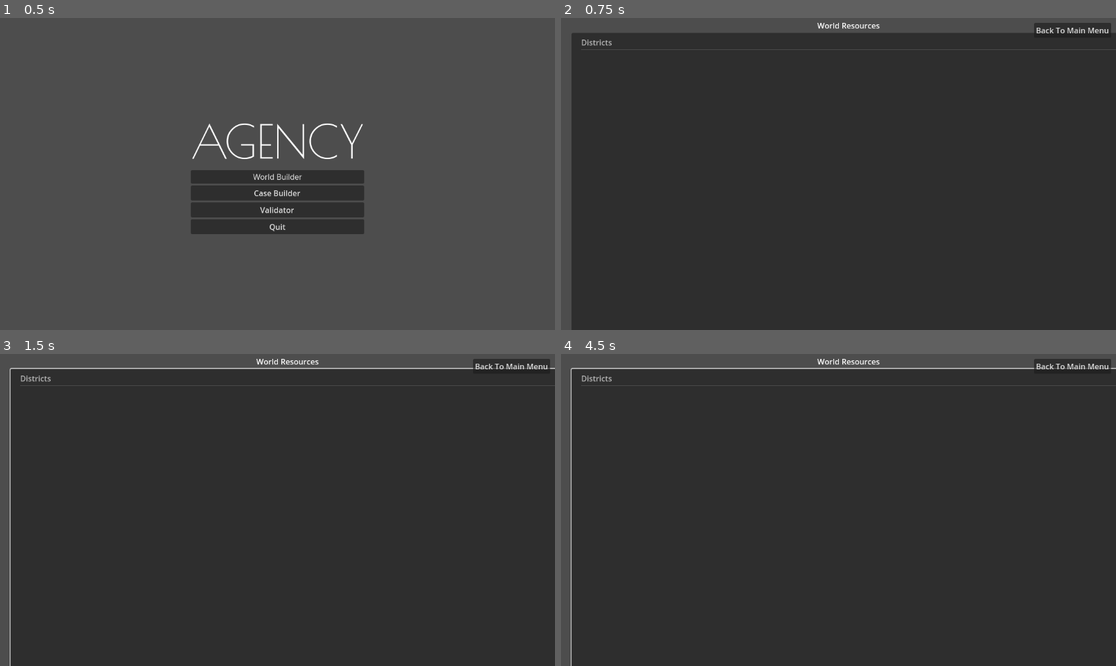
Above: before the commit, frames 1-4 (two rows, left to right).
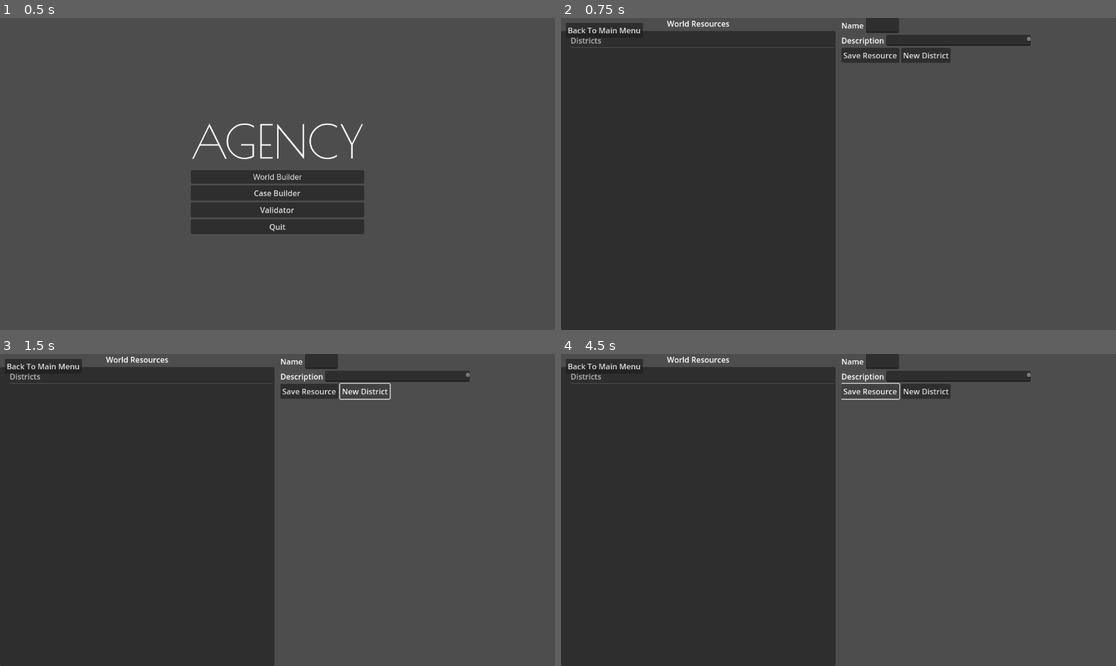
Above: after the commit, the same moments.

Repository: manosdvd/agency-godot
Game: Godot game, scene res://scenes/main_ui/main.tscn
Two runs of this game, one before a commit and one after it. Both use one fixed random seed, a clock stepped at 60 frames per second and the inputs below.
Inputs (mouse positions are in pixels of both pictures, inside the frame that each line leads up to):
- Up to frame 1 (0.5 s): no input
- Up to frame 2 (0.75 s): click "World Builder" at 0.5 s
- Up to frame 3 (1.5 s): click (366, 391) at 1.25 s, where only the run after the commit has a clickable "New District"
- Up to frame 4 (4.5 s): click (927, 391) at 2 s, where only the run after the commit has a clickable "New District"; click (927, 391) at 2.75 s, where only the run after the commit has a clickable "New District"; click "Back To Main Menu" at 3.5 s; click (871, 391) at 4.25 s, where only the run after the commit has a clickable "Save Resource"

Frame 1 is identical in both runs. In frame 2, 50% of the frame differs, in the area x 0-100%, y 0-100%; in frame 3, 50%; in frame 4, 50%.
Error after the commit: Invalid assignment of property or key 'name' with value of type 'String' on a base object of type 'Resource (DistrictResource)'. (res://scripts/world_builder/w…

Commit message:
That world editor is no good. Trying again

Diff:
--- a/agency/scenes/world_builder/world_builder.tscn
+++ b/agency/scenes/world_builder/world_builder.tscn
@@ -13,17 +13,11 @@
 
 [node name="HSplitContainer" type="HSplitContainer" parent="."]
 layout_mode = 1
-anchors_preset = -1
-anchor_left = 0.138
-anchor_right = 0.5
+anchors_preset = 15
+anchor_right = 1.0
 anchor_bottom = 1.0
-offset_left = -136.976
-offset_top = 4.0
-offset_right = 596.0
-offset_bottom = 4.0
 grow_horizontal = 2
 grow_vertical = 2
-drag_area_highlight_in_editor = true
 
 [node name="VBoxContainer" type="VBoxContainer" parent="HSplitContainer"]
 layout_mode = 2
@@ -42,6 +36,7 @@
 layout_mode = 2
 size_flags_horizontal = 3
 focus_mode = 2
+follow_focus = true
 
 [node name="EditorPanel" type="VBoxContainer" parent="HSplitContainer/ScrollContainer"]
 layout_mode = 2
@@ -82,13 +77,9 @@
 
 [node name="BackButton" type="Button" parent="."]
 layout_mode = 1
-anchors_preset = 1
-anchor_left = 1.0
-anchor_right = 1.0
-offset_left = -170.0
+offset_left = 10.0
 offset_top = 10.0
-offset_right = -10.0
+offset_right = 170.0
 offset_bottom = 41.0
-grow_horizontal = 0
 text = "Back To Main Menu
 "
--- a/agency/scripts/world_builder/world_builder.gd
+++ b/agency/scripts/world_builder/world_builder.gd
@@ -25,9 +25,8 @@
 	# --- Initial Setup ---
 	_populate_resource_tree()
 	_clear_editor_panel()
-	# Disable the editor until a resource is selected or created
-	$HSplitContainer/ScrollContainer.visible = false
-
+	# The line below is now commented out to keep the panel visible
+	# $HSplitContainer/ScrollContainer.visible = false
 
 # --- Signal Handlers ---
 
@@ -122,5 +121,6 @@
 func _clear_editor_panel() -> void:
 	name_edit.clear()
 	description_edit.clear()
-	$HSplitContainer/ScrollContainer.visible = false
+	# The line below is now commented out to keep the panel visible
+	# $HSplitContainer/ScrollContainer.visible = false
 	current_resource = null
Not shown, changed: walkthroughA2.md
Not shown, added: world builder mockup.html
